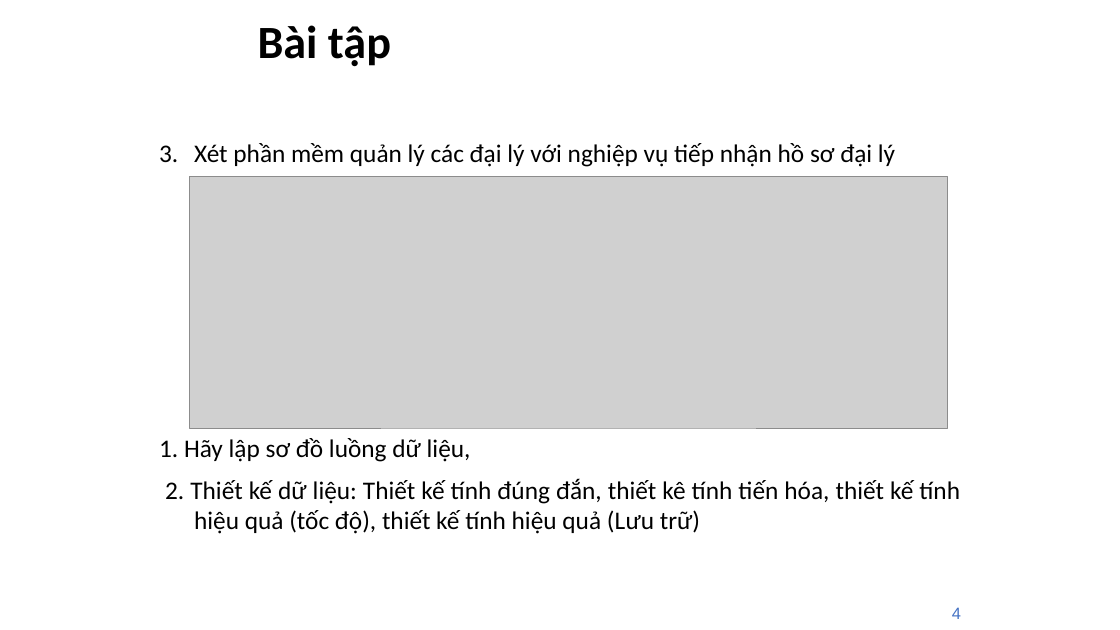
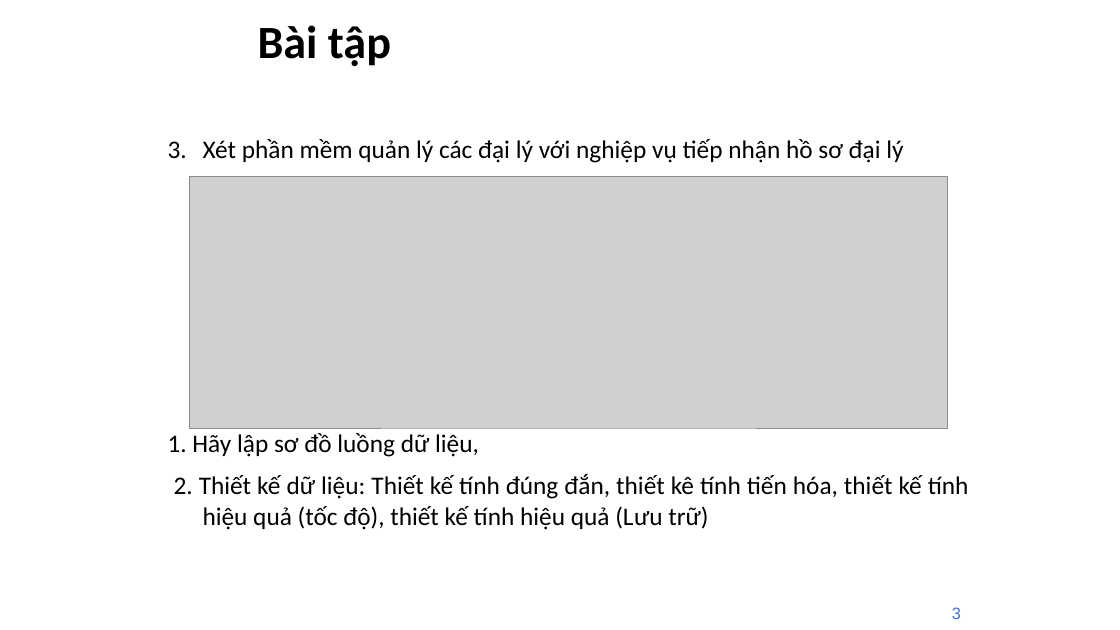
Before and after one commit to punzloser/SQL-Files, a slide deck: slide 3 of CNPM/BÀI TẬP LÀM THÊM.pptx (slide 4 before the commit). Drawn at 1120x630 pixels with LibreOffice and Linux fonts; fonts in the diff are those of the drawing; grey boxes stand for pictures. Boxes give left, top, right and bottom in pixels: in the first picture for what was removed or moved away, otherwise in the second. Text is boxed around its words. In the diff, an @@ line names an element or a change of style, - is before the commit and + after.

```diff
--- a/CNPM/BÀI TẬP LÀM THÊM.pptx
+++ b/CNPM/BÀI TẬP LÀM THÊM.pptx
@@ text "Xét phần mềm quản lý ...": place and size @@
-text "Xét phần mềm quản lý ..." at [159,143,960,534]
+text "Xét phần mềm quản lý ..." at [168,139,969,530]
@@ page number at [952,607,961,619]: text changed @@
-4
+3
```
Also in this commit, not shown: 1 other slide changed, 1 slide removed, 2 other files.
